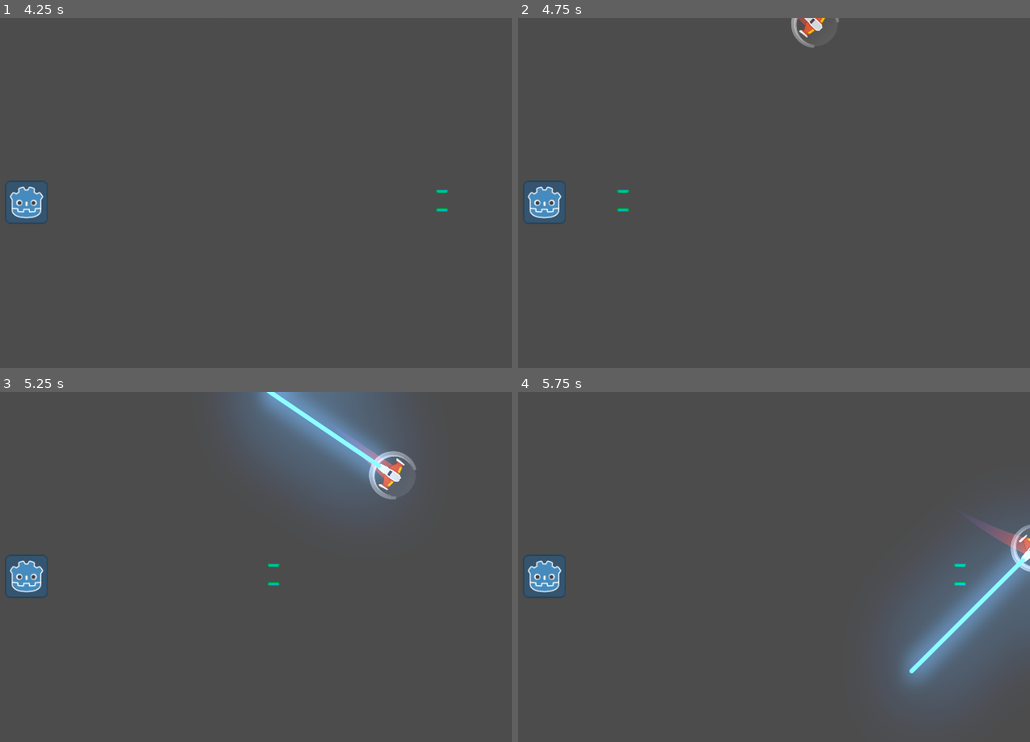
Above: before the commit, frames 1-4 (two rows, left to right).
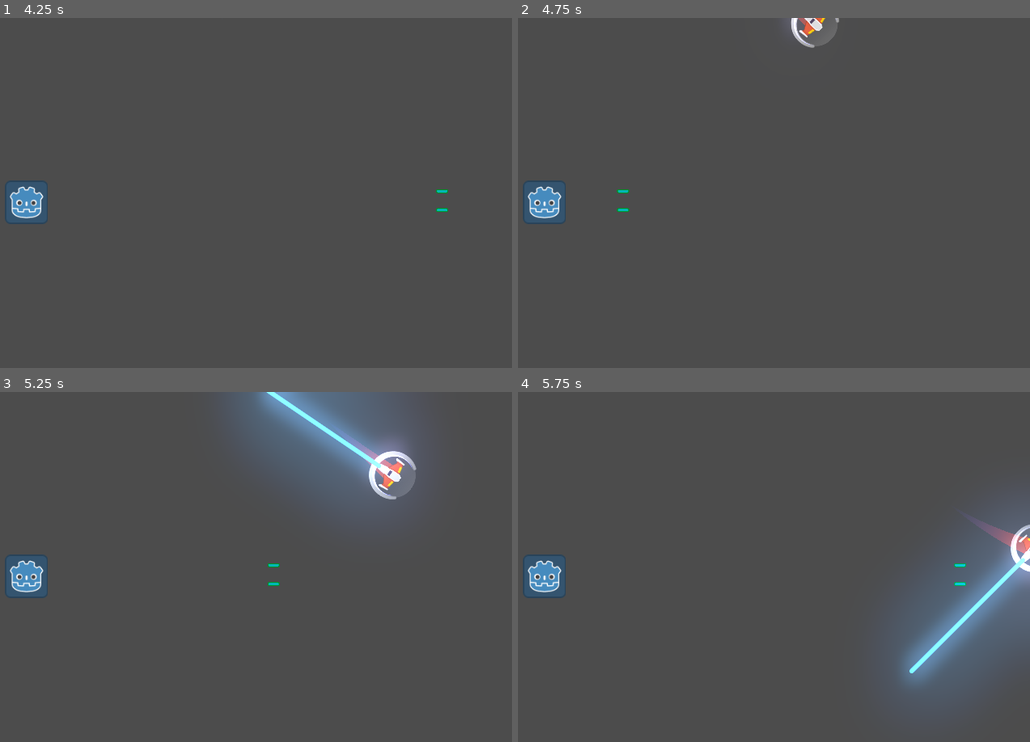
Above: after the commit, the same moments.

Repository: Agustinrach/Meteoritos
Game: Godot game, scene res://Juego/Niveles/NivelTest.tscn
Two runs of this game, one before a commit and one after it. Both use one fixed random seed, a clock stepped at 60 frames per second and the inputs below. The project has no main scene, so this scene is started directly.
Inputs (mouse positions are in pixels of both pictures, inside the frame that each line leads up to):
- Up to frame 1 (4.25 s): move the mouse to (332, 182) at 0.52 s; press the mouse at (332, 182) at 0.53 s; hold W (mover_adelante) 0.53-1.28 s; move the mouse to (61, 217) at 1.27 s; release the mouse at (61, 217) at 1.28 s; hold S (mover_atras) 1.28-2.03 s; right-click (61, 217) at 1.35 s; move the mouse to (250, 119) at 2.02 s; hold Left (rotar_antihorario) 2.03-2.78 s; hold W (mover_adelante) 2.03-3.53 s; move the mouse to (153, 273) at 2.77 s; tap Right (rotar_horario) at 2.85 s; move the mouse to (384, 256) at 3.52 s; press the mouse at (384, 256) at 3.53 s; hold S (mover_atras) from 3.53 s (still down); tap Space (escudo) at 4.15 s
- Up to frame 2 (4.75 s): keep holding S (mover_atras); tap Enter at 4.25 s; move the mouse to (outside the picture) at 4.27 s; release the mouse at (outside the picture) at 4.28 s; right-click (outside the picture) at 4.35 s
- Up to frame 3 (5.25 s): keep holding S (mover_atras); move the mouse to (220, 574) at 5.02 s; hold Left (rotar_antihorario) from 5.03 s (still down)
- Up to frame 4 (5.75 s): keep holding S (mover_atras); keep holding Left (rotar_antihorario)

Frame 1 is identical in both runs. In frame 2, 0.2% of the frame differs, in the area x 52-63%, y 0-9%; in frame 3, 0.7%, in the area x 72-82%, y 13-31%; in frame 4, 0.3%.

Commit message:
escudo pulido

Diff:
--- a/Juego/Naves/player/Escudo/Escudo.gd
+++ b/Juego/Naves/player/Escudo/Escudo.gd
@@ -17,6 +17,8 @@
 
 func _process(delta: float) -> void:
 	energia += radio_desgaste*delta
+	if energia <= 0.0:
+		desactivar()
 
 ##metodos
 
@@ -31,13 +33,27 @@
 	$CollisionShape2D.set_deferred("disabled", esta_Desactivado)
 
 func activar()-> void:
+	if energia <=0.0:
+		return
+
 	esta_activado = true
 	controlar_colisionador(false)
 	$AnimationPlayer.play("Activando")
 
+func desactivar() -> void:
+	set_process(false)
+	esta_activado = false
+	controlar_colisionador(true)
+	$AnimationPlayer.play_backwards("Activando")
+
 ##señales internas
 
 func _on_animation_finished(anim_name: String) -> void:
-	if anim_name == "Activando":
+	if anim_name == "Activando" and esta_activado:
 		$AnimationPlayer.play("Activado")
 		set_process(true)
+
+
+
+func _on_body_entered(body: Node) -> void:
+	body.queue_free()
--- a/Juego/Naves/player/Escudo/Escudo.tscn
+++ b/Juego/Naves/player/Escudo/Escudo.tscn
@@ -203,26 +203,32 @@
 
 [node name="Escudo" type="Area2D"]
 position = Vector2( 0.123146, 0.123146 )
+collision_layer = 0
+collision_mask = 16
 script = ExtResource( 5 )
 
 [node name="SpriteCompleto" type="Sprite" parent="."]
 visible = false
+modulate = Color( 1.5, 1.5, 5, 1 )
 rotation = 1.5708
 texture = ExtResource( 1 )
 
 [node name="SpriteAbriendo1" type="Sprite" parent="."]
 visible = false
+modulate = Color( 1.5, 1.5, 1.5, 1 )
 rotation = 1.5708
 texture = ExtResource( 2 )
 
 [node name="SpriteAbriendo2" type="Sprite" parent="."]
 visible = false
+modulate = Color( 1.5, 1.5, 1.5, 1 )
 position = Vector2( -10.715, 0 )
 rotation = 1.5708
 texture = ExtResource( 4 )
 
 [node name="CollisionShape2D" type="CollisionShape2D" parent="."]
 visible = false
+modulate = Color( 0.52, 0.91, 4.05, 0.25 )
 position = Vector2( -13.8748, 0 )
 shape = SubResource( 1 )
 
@@ -235,4 +241,5 @@
 [node name="AudioStreamPlayer" type="AudioStreamPlayer" parent="."]
 stream = ExtResource( 3 )
 
+[connection signal="body_entered" from="." to="." method="_on_body_entered"]
 [connection signal="animation_finished" from="AnimationPlayer" to="." method="_on_animation_finished"]
